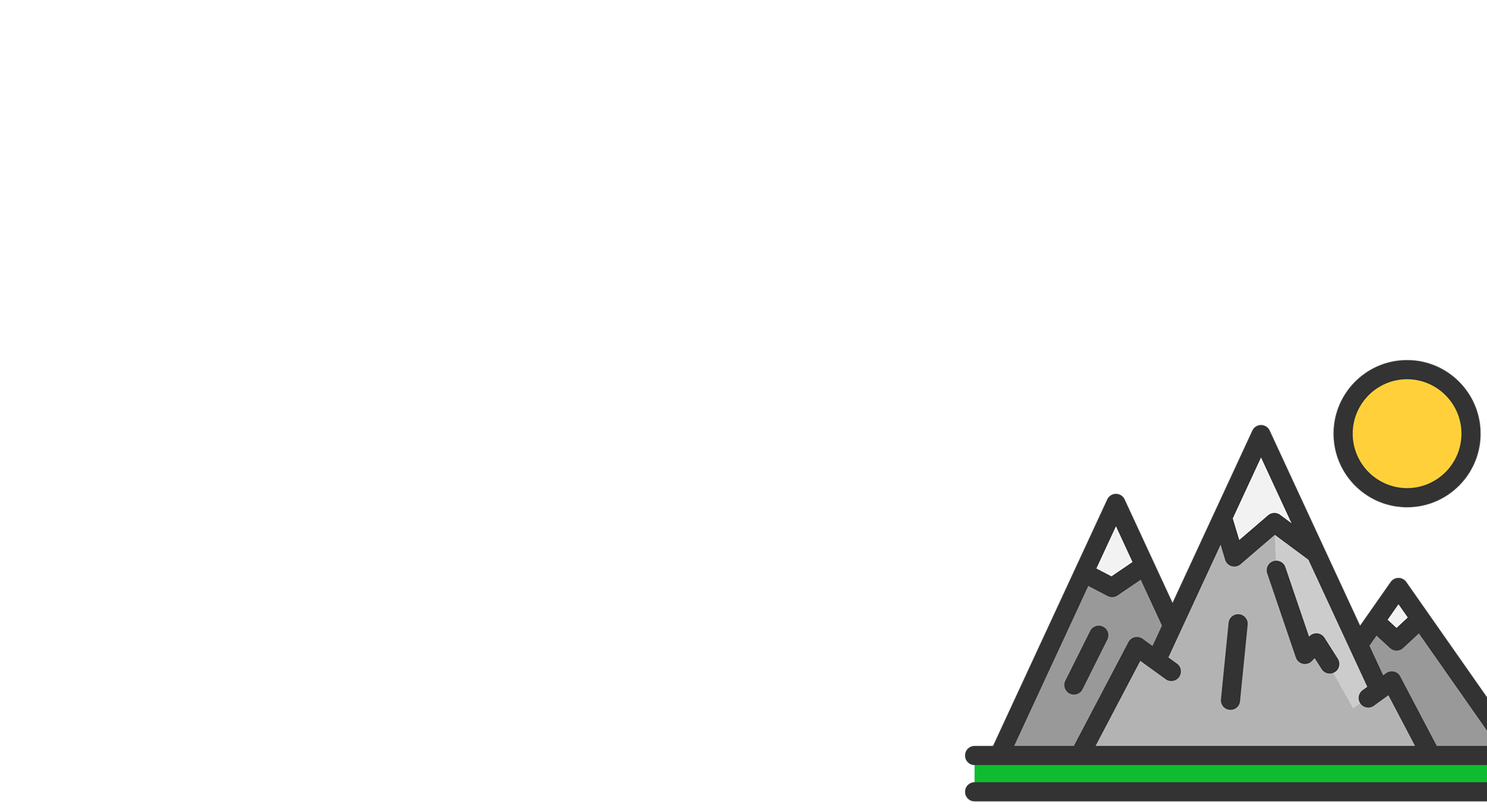
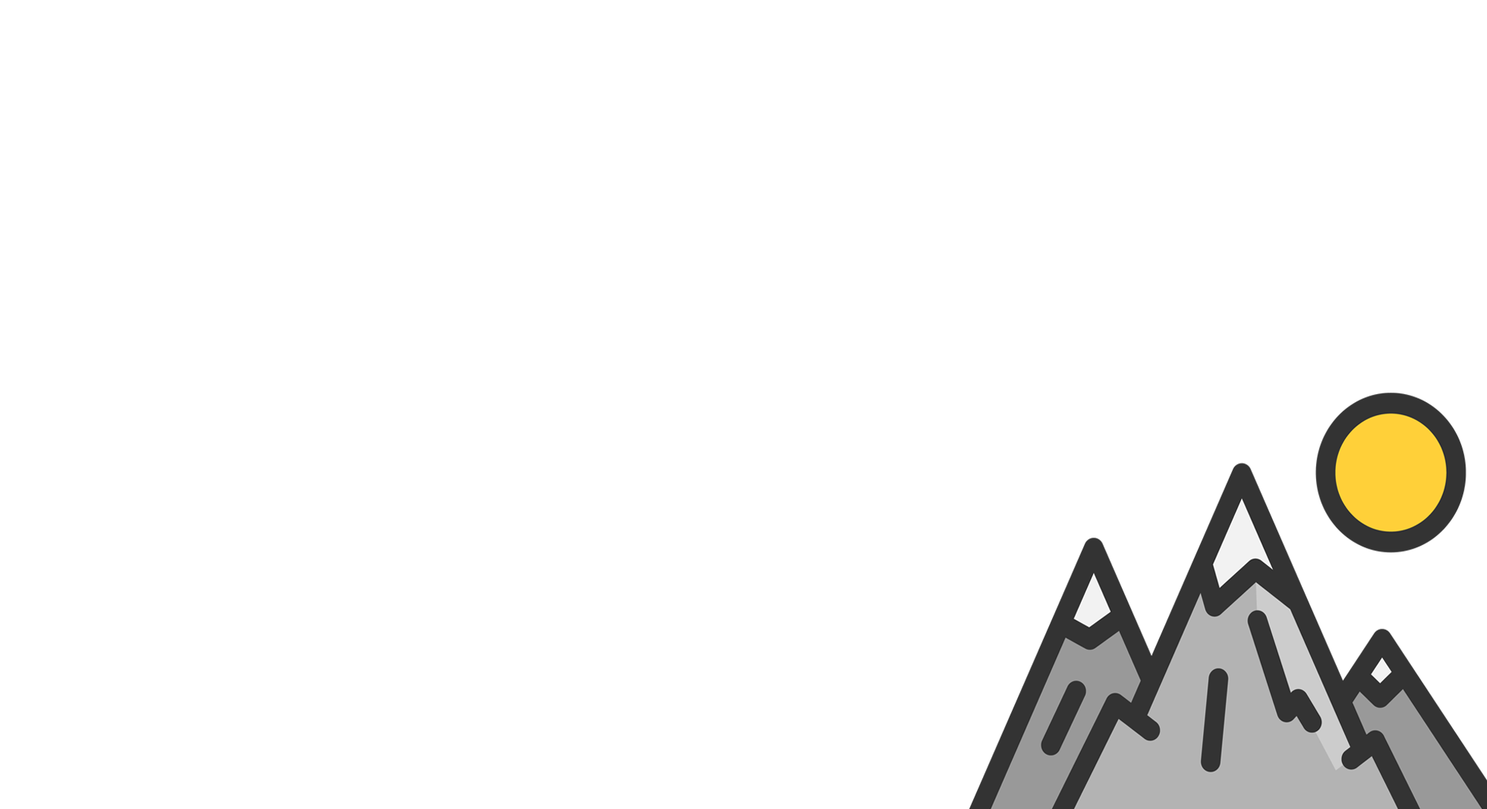
Before/after of a 1487 × 809 layered artwork. What changed in the layer stack:
painted on "Layer 1" over [965, 359, 1487, 809]
